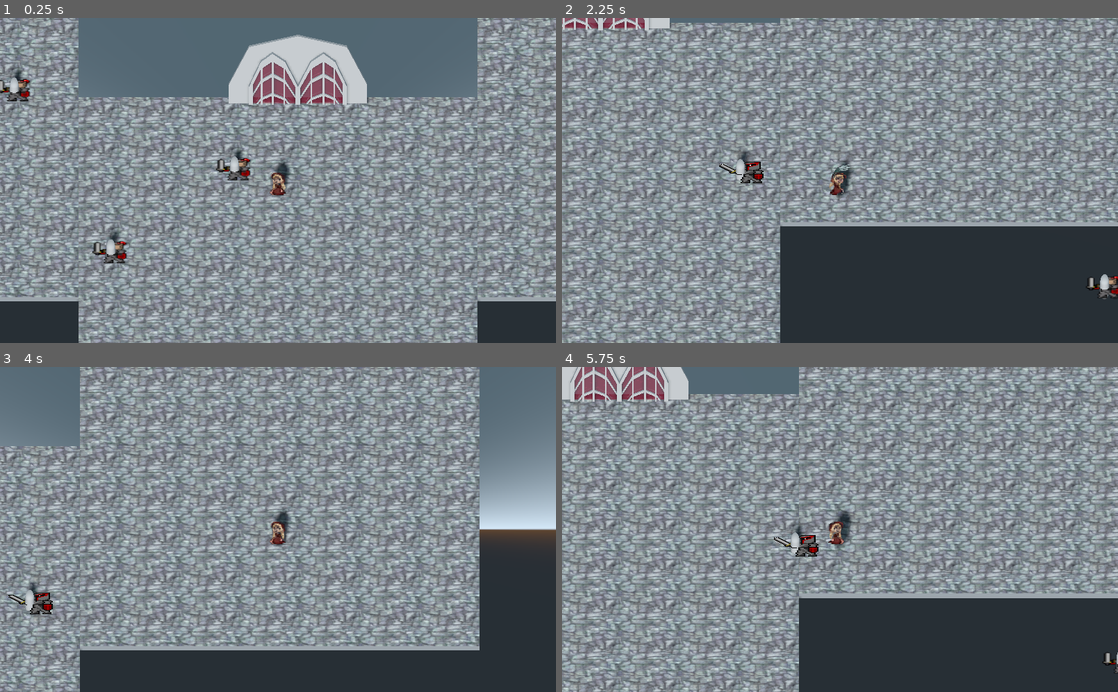
Above: before the commit, frames 1-4 (two rows, left to right).
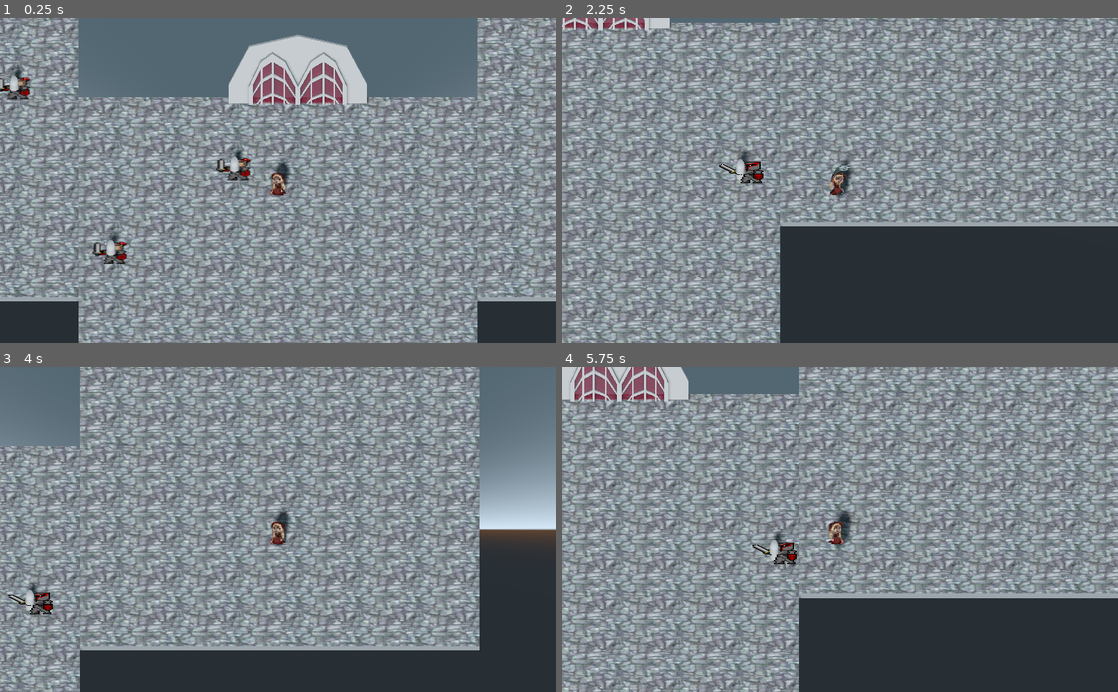
Above: after the commit, the same moments.

Repository: Actual-Heathen/Rosary
Game: Godot game, scene res://scenes/floor1.tscn
The game is run twice, just before and just after one commit, with the same random seed, the same clock (stepped at 60 frames per second) and the same inputs. This scene is started directly instead of the project's main scene.
Inputs (mouse positions are in pixels of both pictures, inside the frame that each line leads up to):
- Up to frame 1 (0.25 s): no input
- Up to frame 2 (2.25 s): move the mouse to (962, 164) at 0.52 s; hold D (right) 0.53-1.28 s; click (962, 164) at 0.6 s; move the mouse to (728, 196) at 1.27 s; hold S (back) 1.28-2.03 s; click (728, 196) at 1.35 s; move the mouse to (895, 109) at 2.02 s; hold D (right) from 2.03 s (still down); tap Space (boost) at 2.1 s
- Up to frame 3 (4 s): click (333, 458) at 2.3 s; move the mouse to (250, 594) at 2.77 s; release D (right) at 2.78 s; hold W (forward) 2.78-3.53 s; right-click (250, 594) at 2.85 s; click (250, 594) at 3.05 s; move the mouse to (444, 578) at 3.52 s; hold A (left) from 3.53 s (still down); tap M (monster) at 3.6 s; click (444, 578) at 3.8 s
- Up to frame 4 (5.75 s): move the mouse to (673, 480) at 4.27 s; click (673, 480) at 4.35 s; move the mouse to (867, 529) at 5.02 s; release A (left) at 5.03 s; hold S (back) from 5.03 s (still down); click (867, 529) at 5.1 s

The runs differ from the first frame. In frame 1, 0.3% of the frame differs, in the area x 0-43%, y 14-76%; in frame 2, 0.2%; in frame 3, less than 0.1%; in frame 4, 0.7%, in the area x 34-100%, y 48-95%.

Commit message:
Update enemyBaseModel.gd

Diff:
--- a/scripts/enemyBaseModel.gd
+++ b/scripts/enemyBaseModel.gd
@@ -2,7 +2,7 @@
 
 export var botSpeed = 15
 
-
+export var fall_acceleration = 98
 export var chaseRadius = 10
 export var enemyHP = 100
 export var attackRadius = 3
@@ -15,20 +15,24 @@
 onready var timer = get_node("Timer")
 var enemyCanAttack = 'Y'
 var startingPosition
+var velocity = Vector3.ZERO
 
 func _physics_process(delta):
+	velocity.y -= fall_acceleration * delta
 	if (translation.distance_to(player.global_transform.origin)>chaseRadius && translation.distance_to(startingPosition)<chaseRadius):
 		var patrolDir = (getRoamingPosition() - global_transform.origin).normalized()
-		patrolDir.y = 0
+		patrolDir.y = velocity.y
 		move_and_slide(patrolDir * botSpeed)
 
 	elif (translation.distance_to(player.global_transform.origin)<chaseRadius && translation.distance_to(player.global_transform.origin)>attackRadius):
 		var direction = (player.global_transform.origin - global_transform.origin).normalized()
+		direction.y = velocity.y
 		move_and_slide(direction * botSpeed)
 
 	elif(translation.distance_to(player.global_transform.origin)<attackRadius):
 		var direction = (player.global_transform.origin - global_transform.origin).normalized()
 		attack()
+		direction.y = velocity.y
 		move_and_slide(direction * botSpeed)
 
 	else:
